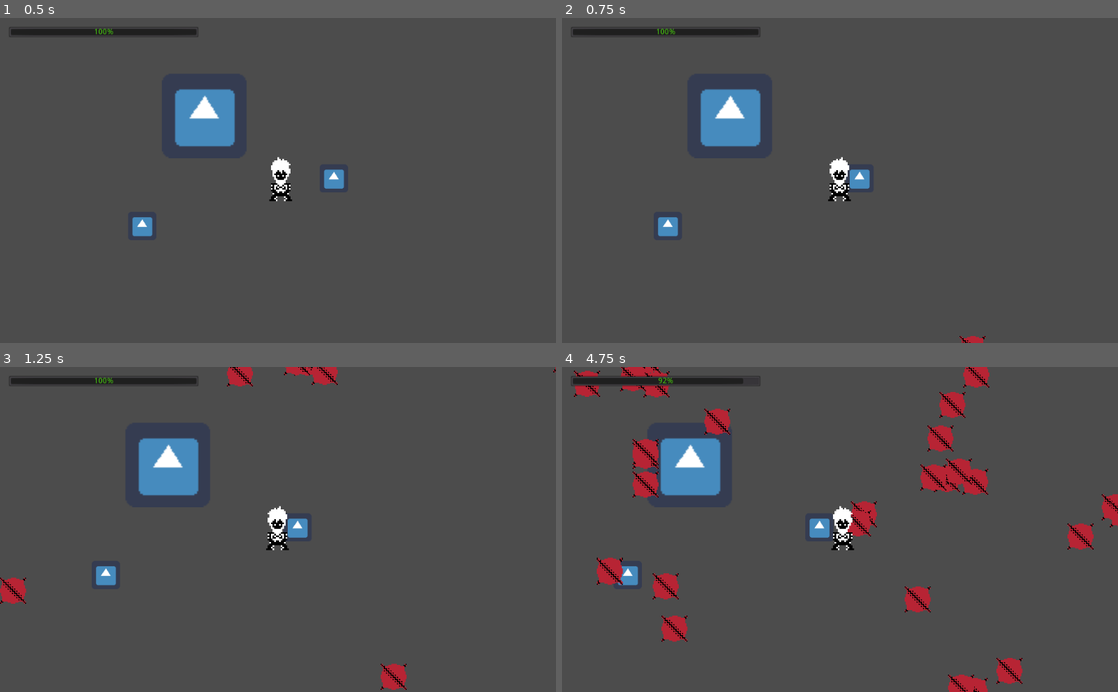
Above: before the commit, frames 1-4 (two rows, left to right).
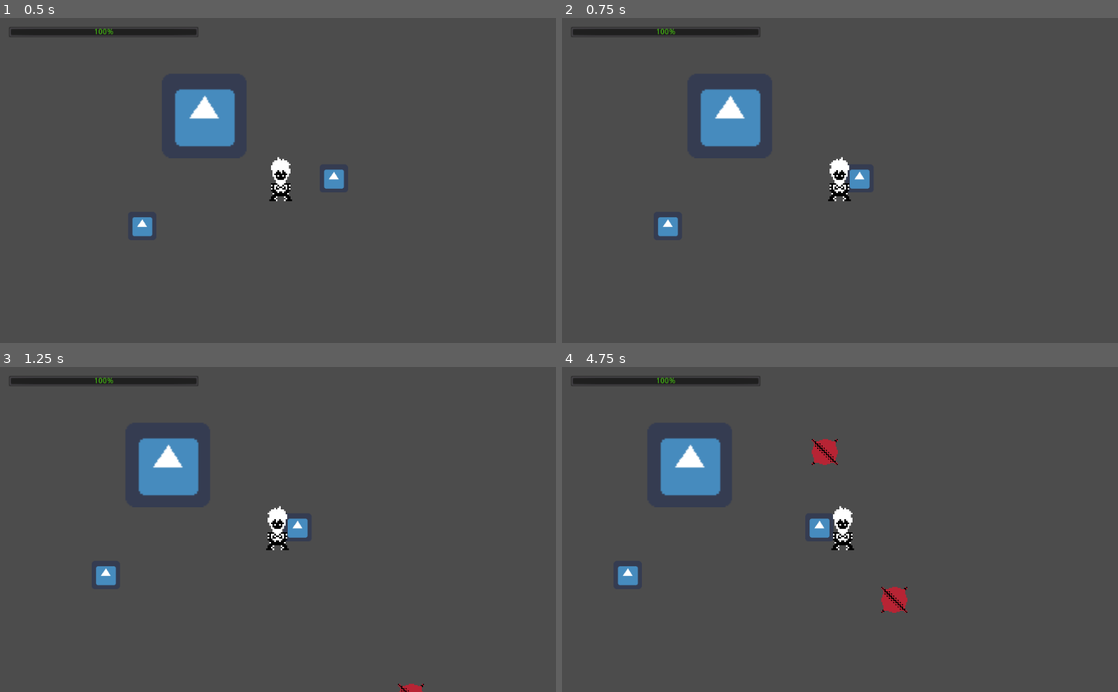
Above: after the commit, the same moments.

Repository: ArieSH3/Game-Development
Game: Godot game, scene res://Scenes/Main.tscn
Same seed, same stepped clock (60 frames per second), same inputs: the game is played once before the commit and once after it. The engine's default icon, where the game draws it, is replaced by a stand-in: a white triangle on a blue panel in a dark square.
Inputs (mouse positions are in pixels of both pictures, inside the frame that each line leads up to):
- Up to frame 1 (0.5 s): no input
- Up to frame 2 (0.75 s): tap Enter at 0.5 s; move the mouse to (962, 164) at 0.52 s; hold Right (ui_right) from 0.53 s (still down); tap Space (dash) at 0.6 s
- Up to frame 3 (1.25 s): keep holding Right (ui_right)
- Up to frame 4 (4.75 s): move the mouse to (728, 545) at 1.27 s; release Right (ui_right) at 1.28 s; hold Down (ui_down) 1.28-2.03 s; click (728, 545) at 1.35 s; move the mouse to (895, 458) at 2.02 s; hold Right (ui_right) 2.03-2.78 s; tap Space (dash) at 2.1, 3.6 s; move the mouse to (812, 594) at 2.77 s; hold Up (ui_up) 2.78-3.53 s; click (812, 594) at 2.85 s; move the mouse to (1006, 578) at 3.52 s; hold Left (ui_left) from 3.53 s (still down); move the mouse to (673, 480) at 4.27 s; click (673, 480) at 4.35 s

Frame 1 is identical in both runs. In frame 2, less than 0.1% of the frame differs, in the area x 71-77%, y 97-100%; in frame 3, 1.3%; in frame 4, 7.2%, in the area x 2-100%, y 0-100%.

Commit message:
Add files via upload

Diff:
--- /dev/null
+++ b/Roguelite ActionRPG/Scenes/AnimatedSprite_Test.tscn
@@ -0,0 +1,57 @@
+[gd_scene load_steps=13 format=2]
+
+[ext_resource path="res://Resources/Character/Animating_Dwarf_Axe_Attack_Downwards_FINISHED.png" type="Texture" id=1]
+
+[sub_resource type="AtlasTexture" id=2]
+atlas = ExtResource( 1 )
+region = Rect2( 0, 0, 32, 32 )
+
+[sub_resource type="AtlasTexture" id=3]
+atlas = ExtResource( 1 )
+region = Rect2( 32, 0, 32, 32 )
+
+[sub_resource type="AtlasTexture" id=4]
+atlas = ExtResource( 1 )
+region = Rect2( 64, 0, 32, 32 )
+
+[sub_resource type="AtlasTexture" id=5]
+atlas = ExtResource( 1 )
+region = Rect2( 96, 0, 32, 32 )
+
+[sub_resource type="AtlasTexture" id=6]
+atlas = ExtResource( 1 )
+region = Rect2( 128, 0, 32, 32 )
+
+[sub_resource type="AtlasTexture" id=7]
+atlas = ExtResource( 1 )
+region = Rect2( 160, 0, 32, 32 )
+
+[sub_resource type="AtlasTexture" id=8]
+atlas = ExtResource( 1 )
+region = Rect2( 192, 0, 32, 32 )
+
+[sub_resource type="AtlasTexture" id=9]
+atlas = ExtResource( 1 )
+region = Rect2( 224, 0, 32, 32 )
+
+[sub_resource type="AtlasTexture" id=10]
+atlas = ExtResource( 1 )
+region = Rect2( 256, 0, 32, 32 )
+
+[sub_resource type="AtlasTexture" id=11]
+atlas = ExtResource( 1 )
+region = Rect2( 288, 0, 32, 32 )
+
+[sub_resource type="SpriteFrames" id=1]
+animations = [ {
+"frames": [ SubResource( 2 ), SubResource( 3 ), SubResource( 4 ), SubResource( 5 ), SubResource( 6 ), SubResource( 7 ), SubResource( 8 ), SubResource( 9 ), SubResource( 10 ), SubResource( 11 ) ],
+"loop": true,
+"name": "default",
+"speed": 5.0
+} ]
+
+[node name="AnimatedSprite" type="AnimatedSprite"]
+frames = SubResource( 1 )
+frame = 8
+speed_scale = 2.0
+playing = true
--- a/Roguelite ActionRPG/Scripts/Enemy.gd
+++ b/Roguelite ActionRPG/Scripts/Enemy.gd
@@ -5,7 +5,7 @@
 # 	player exits the area2d of the enemy meaning he is safe (DONE)
 
 
-export var speed = 100
+export var speed = 60
 var motion = Vector2.ZERO
 var can_move = true
 var can_attack = true
--- a/Roguelite ActionRPG/Scripts/Main.gd
+++ b/Roguelite ActionRPG/Scripts/Main.gd
@@ -6,7 +6,7 @@
 
 onready var enemy = preload("res://Scenes/Enemy.tscn")
 
-var enemy_spawn_rate = 0.1 #0.5 # 3 # Every how long enemy spawns
+var enemy_spawn_rate = 2 #0.5 # 3 # Every how long enemy spawns
 var can_spawn = true
 var pos
 var resolution = OS.get_window_size()
Binary file added: Roguelite ActionRPG/Resources/Character/Animating_Dwarf_Axe_Attack_Downwards_FINISHED.png
Not shown, added: Roguelite ActionRPG/Resources/Character/Animating_Dwarf_Axe_Attack_Downwards_FINISHED.png.import
